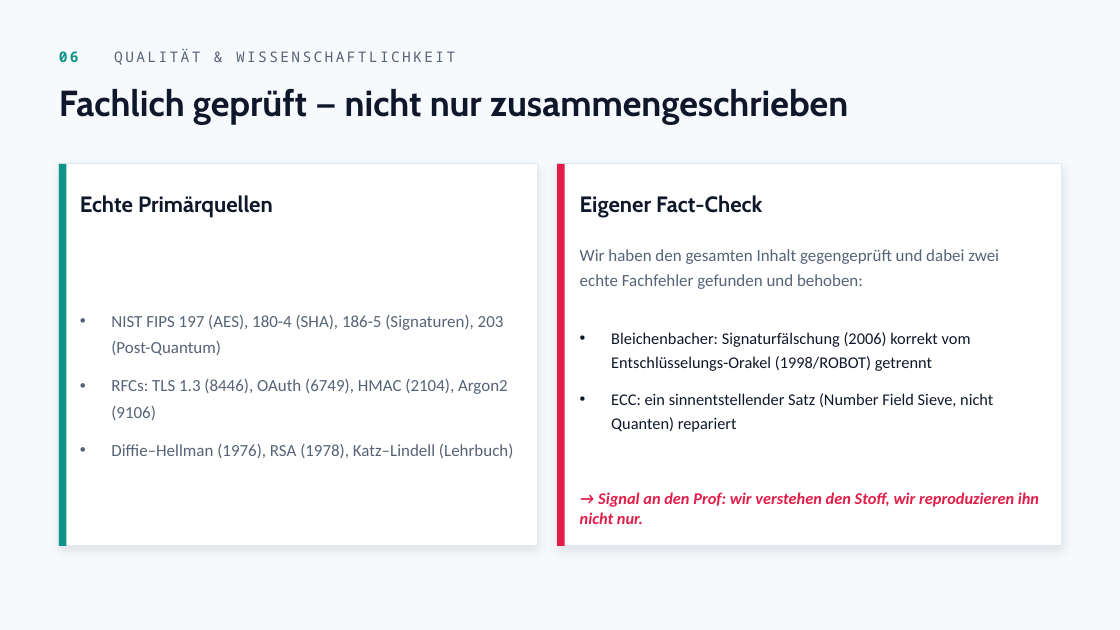
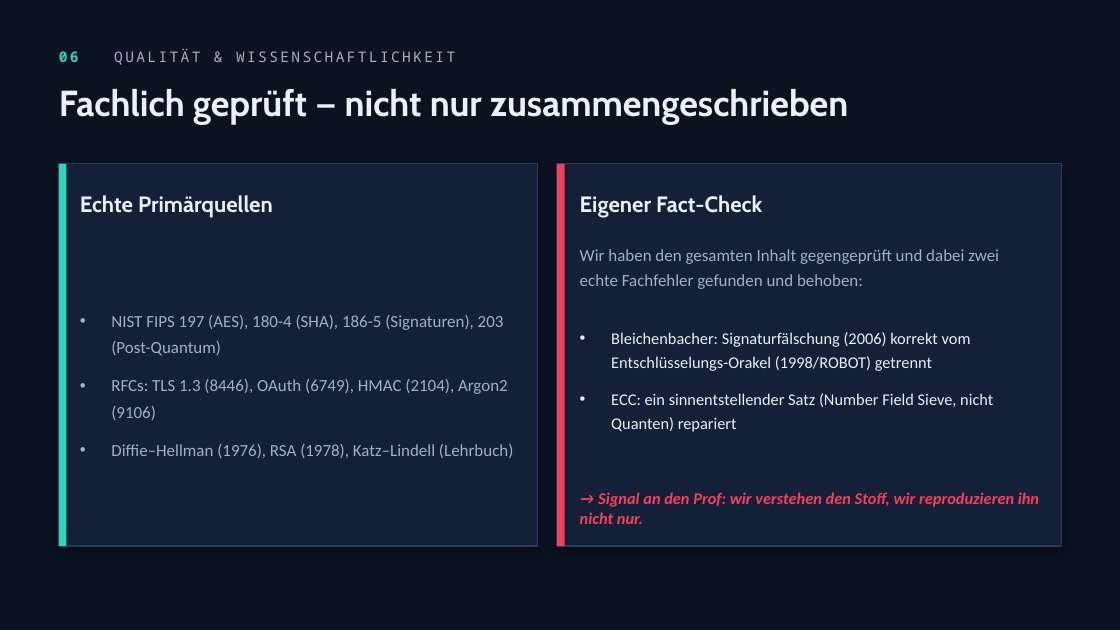
Before and after one commit to JereIsThere/auge, a slide deck: slide 8 of _present/Krypto-Learning-Hub.pptx. Drawn at 1120x630 pixels with LibreOffice and Linux fonts; fonts in the diff are those of the drawing. Boxes give left, top, right and bottom in pixels: in the first picture for what was removed or moved away, otherwise in the second. Text is boxed around its words. In the diff, an @@ line names an element or a change of style, - is before the commit and + after.

```diff
--- a/_present/Krypto-Learning-Hub.pptx
+++ b/_present/Krypto-Learning-Hub.pptx
@@ background #F7FAFC to #0B1220 @@
@@ text "06 QUALITÄT & WISSENSCHAFTLICHKEIT" at box(59, 49, 455, 65): text colour #0D9488 to #2DD4BF in "06"; text colour #566377 to #9FB0CC @@
@@ rectangle at box(59, 164, 538, 546): fill #FFFFFF to #141F38; outline #E3E9F1 1 pt to #2A3A59 1 pt; shadow changed @@
@@ rectangle at box(59, 164, 66, 546): fill #0D9488 to #2DD4BF @@
@@ rectangle at box(557, 164, 1061, 546): fill #FFFFFF to #141F38; outline #E3E9F1 1 pt to #2A3A59 1 pt; shadow changed @@
@@ rectangle at box(557, 164, 565, 546): fill #E11D48 to #F43F5E @@
@@ text "NIST FIPS 197 (AES), 180-4 ..." at box(111, 315, 513, 458): text colour #566377 to #9FB0CC @@
@@ text "Wir haben den gesamten Inhalt ..." at box(580, 249, 999, 289): text colour #566377 to #9FB0CC @@
@@ text colour #0F172A to #EAF1FB in 4 elements at box(59, 89, 848, 125), box(80, 195, 273, 218), box(580, 195, 762, 218), box(611, 332, 993, 432) @@
@@ text "→ Signal an den Prof: ..." at box(580, 492, 1039, 524): text colour #E11D48 to #F43F5E @@
```
Also in this commit, not shown: 10 other slides changed.
